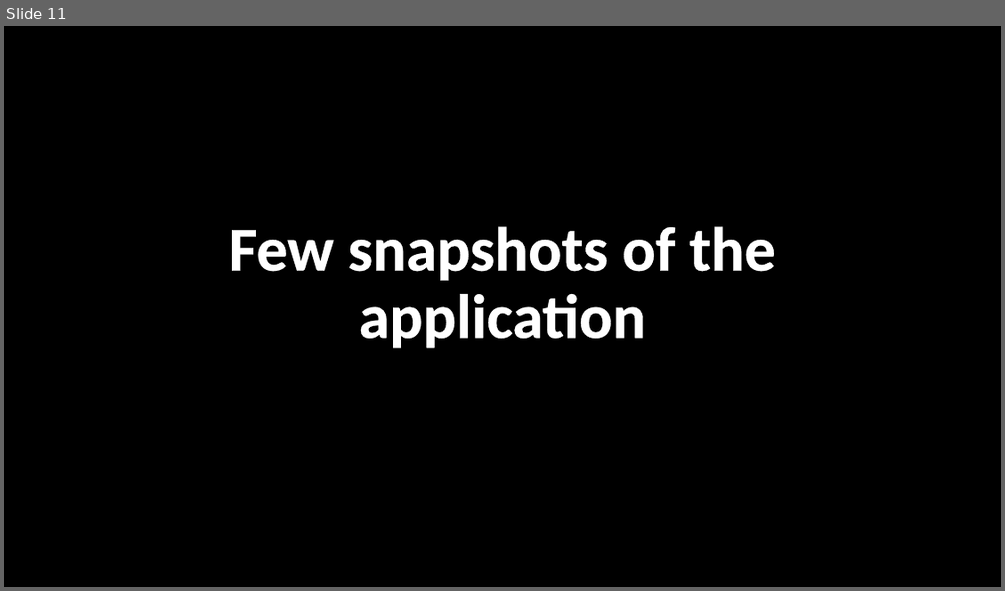
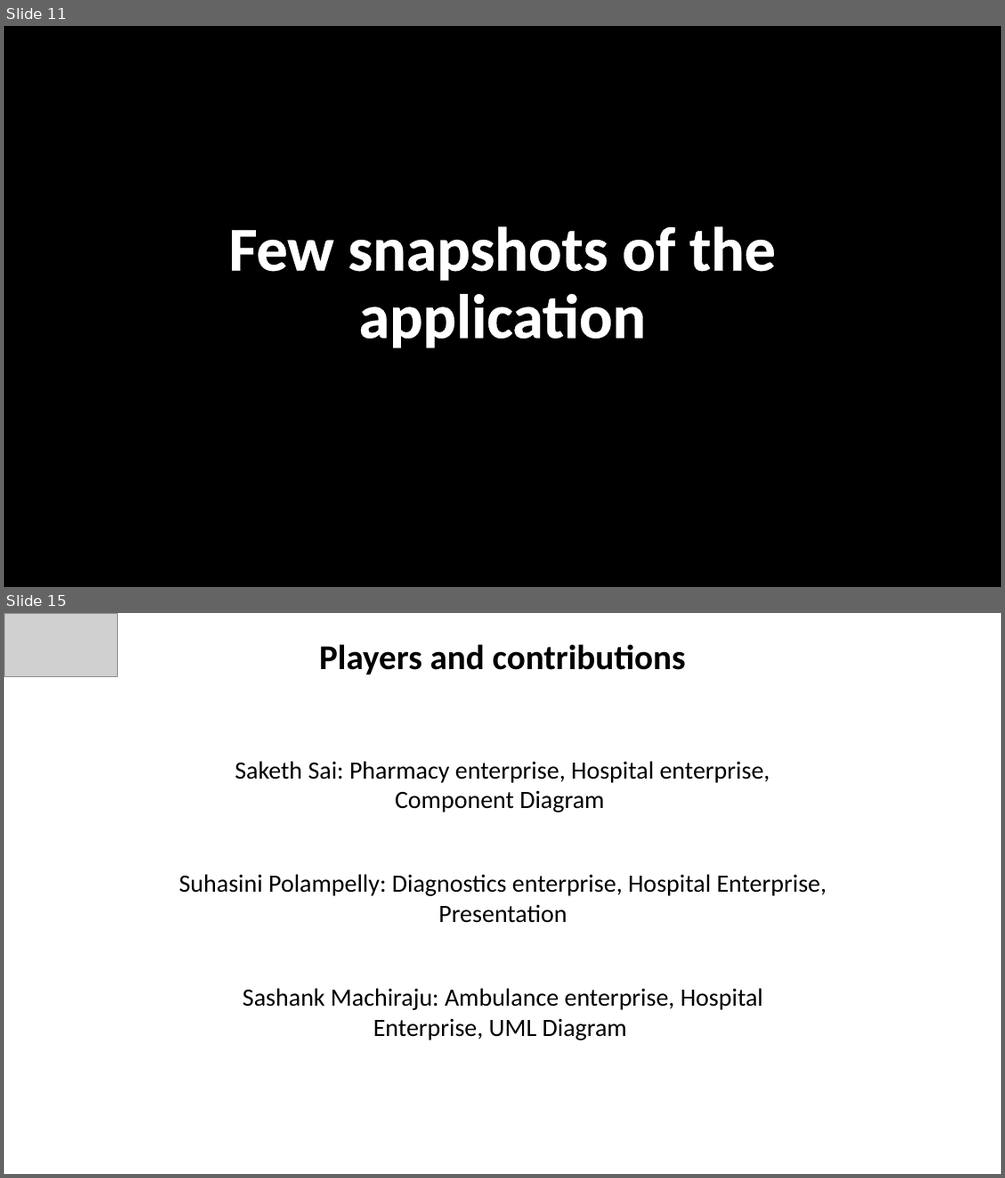
Before and after one commit to polampellys/AED_Final_Project, a slide deck: Final project presentation.pptx. Shown one above the other, each under a label of ours: slide 11 before the commit, slides 11 and 15 after it; the slides between them are not shown. The pictures are 1005x591 and 1005x1178 pixels, drawn with LibreOffice and Linux fonts; fonts in the diff are those of the drawing; grey boxes stand for pictures; background and template pictures are left out. Boxes give left, top, right and bottom in pixels: in the first picture for what was removed or moved away, otherwise in the second. Text is boxed around its words. In the diff, an @@ line names an element or a change of style, - is before the commit and + after.

```diff
--- a/Final project presentation.pptx
+++ b/Final project presentation.pptx
@@ slide 15 added at box(4, 613, 1001, 1174), background picture (left out) @@
@@ picture added at box(4, 613, 118, 676) @@
@@ text added at box(319, 644, 686, 674), 33.5 pt, text #000000, bold @@
+Players and contributions
@@ text added at box(235, 761, 770, 812), 24 pt, text #000000 @@
+Saketh Sai: Pharmacy enterprise, Hospital enterprise, Component Diagram
@@ text added at box(179, 874, 827, 923), 24 pt, text #000000 @@
+Suhasini Polampelly: Diagnostics enterprise, Hospital Enterprise, Presentation
@@ text added at box(243, 988, 763, 1040), 24 pt, text #000000 @@
+Sashank Machiraju: Ambulance enterprise, Hospital Enterprise, UML Diagram
```
Also in this commit, not shown: 10 slides changed, 3 other slides added.
